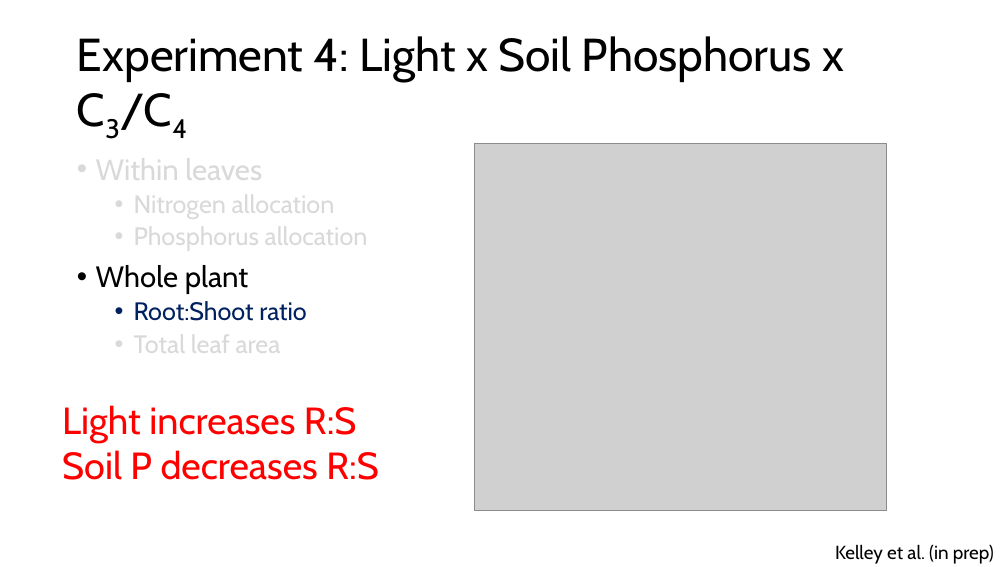
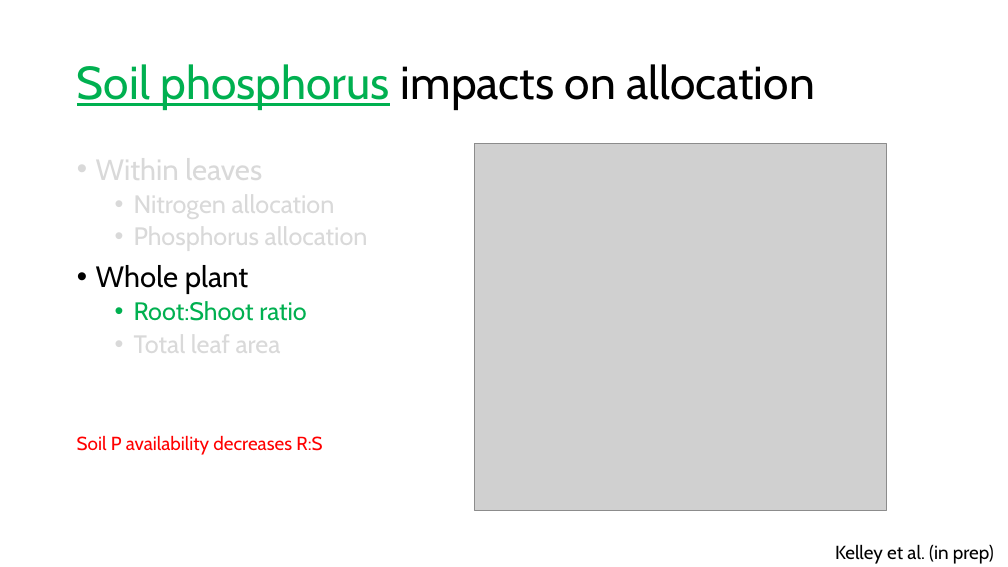
Before and after one commit to SmithEcophysLab/seminar, a slide deck: slide 35 of 2026_lemontree_allocation/src/lt_science_allocation_smith.pptx (slide 19 before the commit). Drawn at 1008x567 pixels with LibreOffice and Linux fonts; fonts in the diff are those of the drawing; grey boxes stand for pictures. Boxes give left, top, right and bottom in pixels: in the first picture for what was removed or moved away, otherwise in the second. Text is boxed around its words. In the diff, an @@ line names an element or a change of style, - is before the commit and + after.

```diff
--- a/2026_lemontree_allocation/src/lt_science_allocation_smith.pptx
+++ b/2026_lemontree_allocation/src/lt_science_allocation_smith.pptx
@@ title at <box>77,64,815,110</box>: text changed @@
-Experiment 4: Light x Soil Phosphorus x C3/C4
+Soil phosphorus impacts on allocation
@@ text at <box>134,301,306,321</box>: text colour #002060 to #00B050 in "Root:Shoot ratio" @@
@@ text at <box>77,435,322,455</box>: text changed; size 36 to 18 pt @@
-Light increases R:S
-Soil P decreases R:S
+Soil P availability decreases R:S
```
Also in this commit, not shown: 13 other slides changed, 17 slides added.
